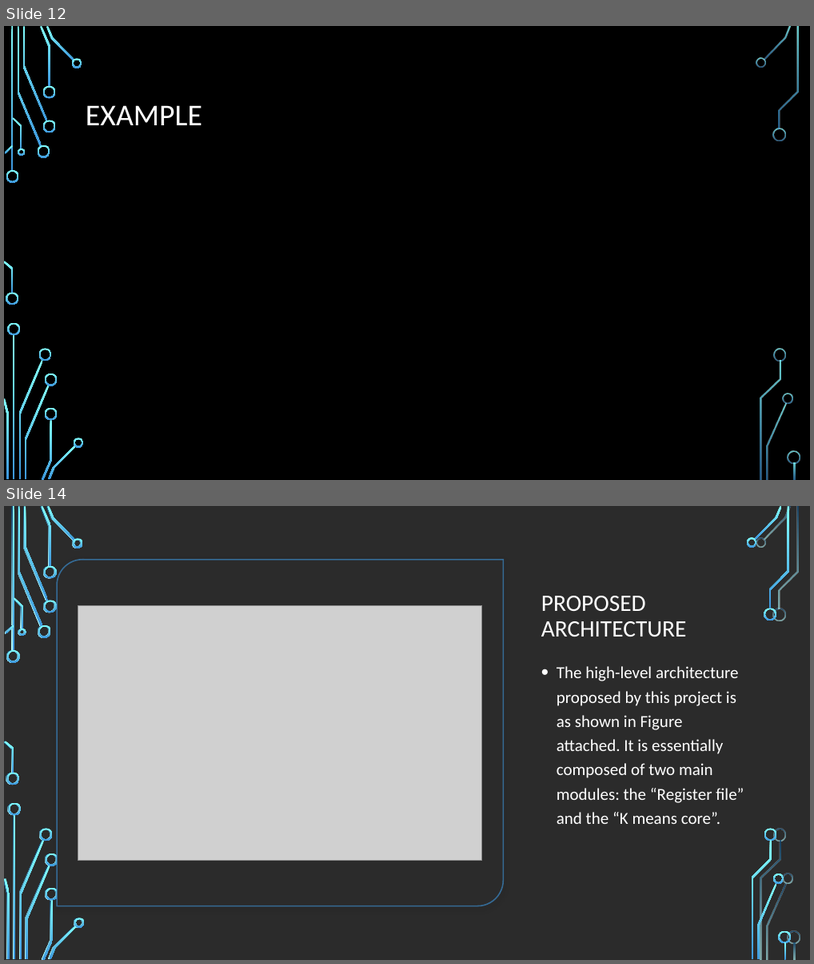
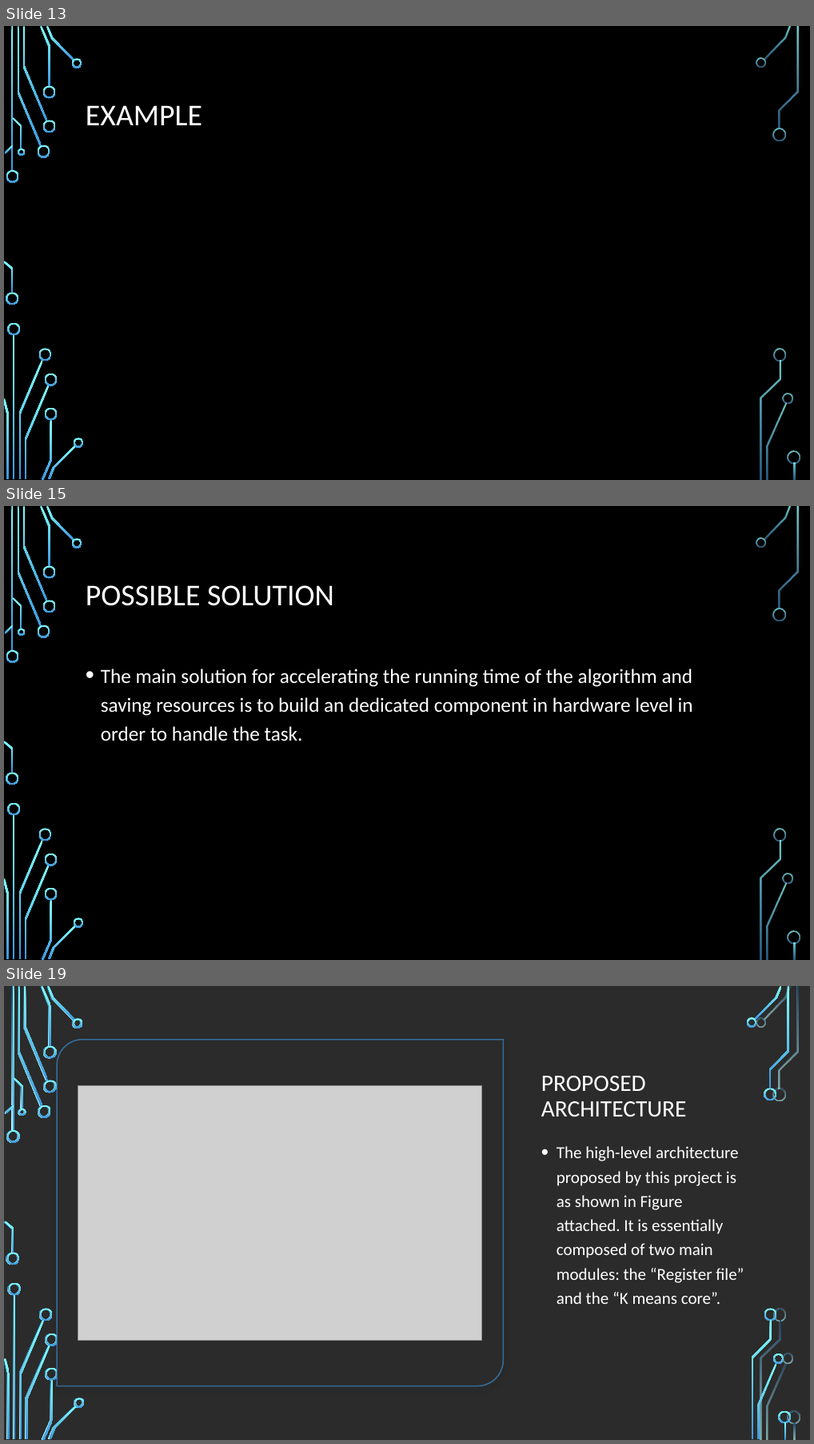
Before and after one commit to liotahuf/project_k_means, a slide deck: Midle presentation.pptx. Shown one above the other, each under a label of ours: slides 12 and 14 before the commit, slides 13, 15 and 19 after it; the slides between them are not shown. The pictures are 814x964 and 814x1444 pixels, drawn with LibreOffice and Linux fonts; fonts in the diff are those of the drawing; grey boxes stand for pictures; background and template pictures are left out; a plain dark background stands for a picture behind light text. Boxes give left, top, right and bottom in pixels: in the first picture for what was removed or moved away, otherwise in the second. Text is boxed around its words. In the diff, an @@ line names an element or a change of style, - is before the commit and + after.

```diff
--- a/Midle presentation.pptx
+++ b/Midle presentation.pptx
@@ slide 15 added at box(4, 506, 810, 960), background picture (left out); not listed: 36 template elements that a slide beside it also shows @@
@@ title added at box(86, 585, 334, 606), 36 pt, text #FFFFFF @@
+POSSIBLE SOLUTION
@@ text added at box(101, 668, 694, 741), 24 pt, text #FFFFFF @@
+• The main solution for accelerating the running time of the algorithm and saving resources is to build an dedicated component in hardware level in order to handle the task.
@@ what was slide 12 is now slide 13 @@
@@ what was slide 14 is now slide 19 @@
```
Also in this commit, not shown: 4 slides changed, 10 other slides added.
